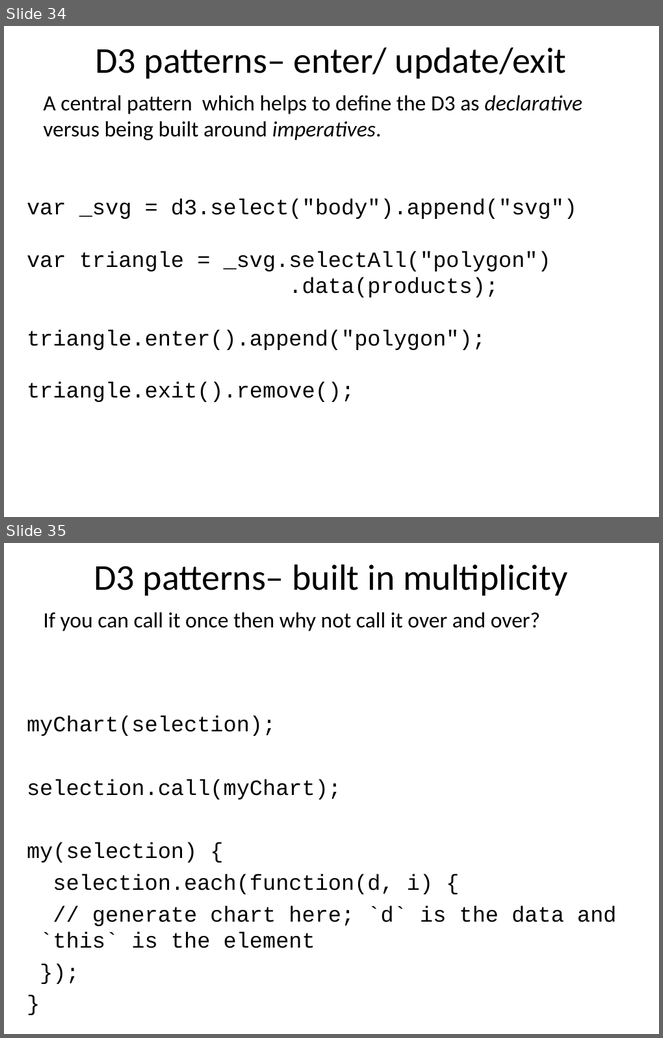
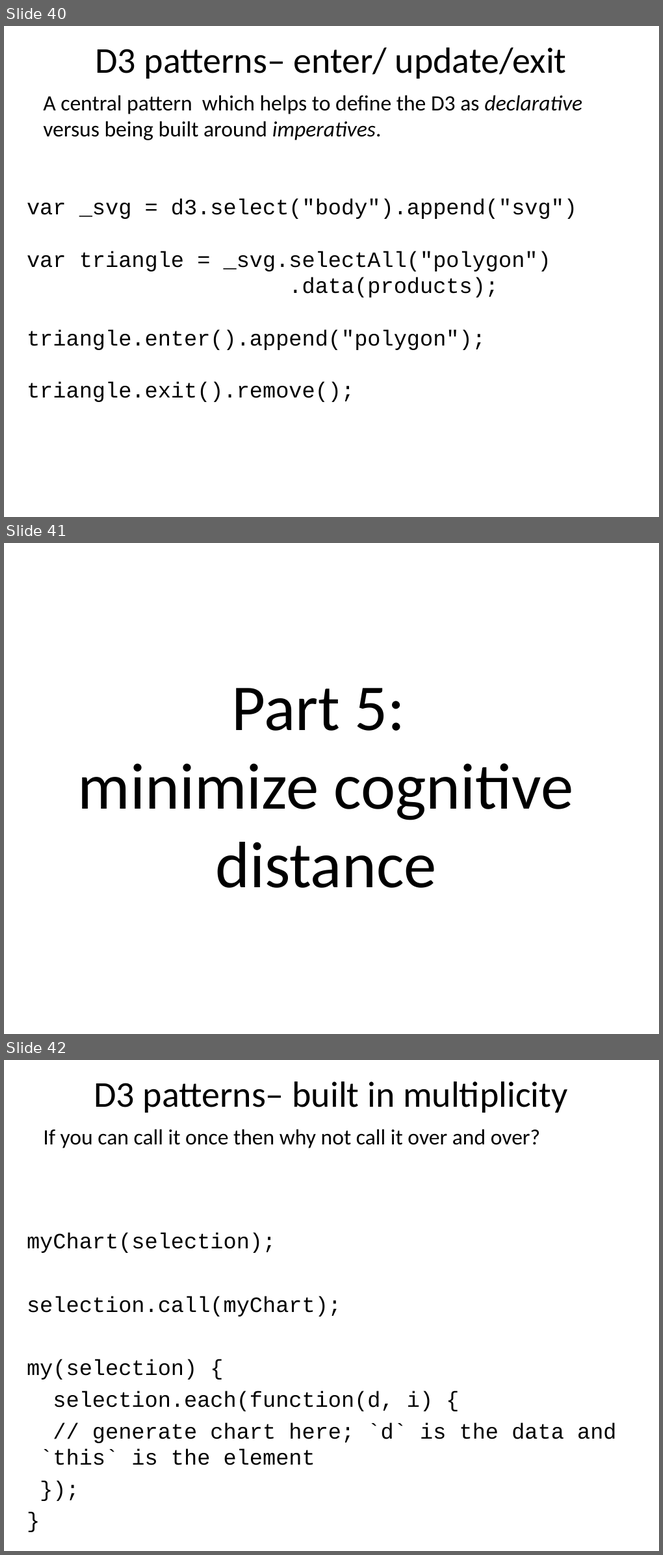
Before and after one commit to benralexander/lv, a slide deck: myD3_latest_c.ppt. Shown one above the other, each under a label of ours: slides 34 and 35 before the commit, slides 40, 41 and 42 after it. The pictures are 663x1038 and 663x1555 pixels, drawn with LibreOffice and Linux fonts; fonts in the diff are those of the drawing. Boxes give left, top, right and bottom in pixels: in the first picture for what was removed or moved away, otherwise in the second. Text is boxed around its words. In the diff, an @@ line names an element or a change of style, - is before the commit and + after.

```diff
--- a/myD3_latest_c.ppt
+++ b/myD3_latest_c.ppt
@@ slide 41 added at <box>4,543,659,1034</box>, background #FFFFFF @@
@@ title added at <box>78,688,573,888</box>, 72 pt, text #000000 @@
+Part 5:
+minimize cognitive distance
@@ what was slide 34 is now slide 40 @@
@@ what was slide 35 is now slide 42 @@
```
Also in this commit, not shown: 5 slides changed, 7 other slides added.
